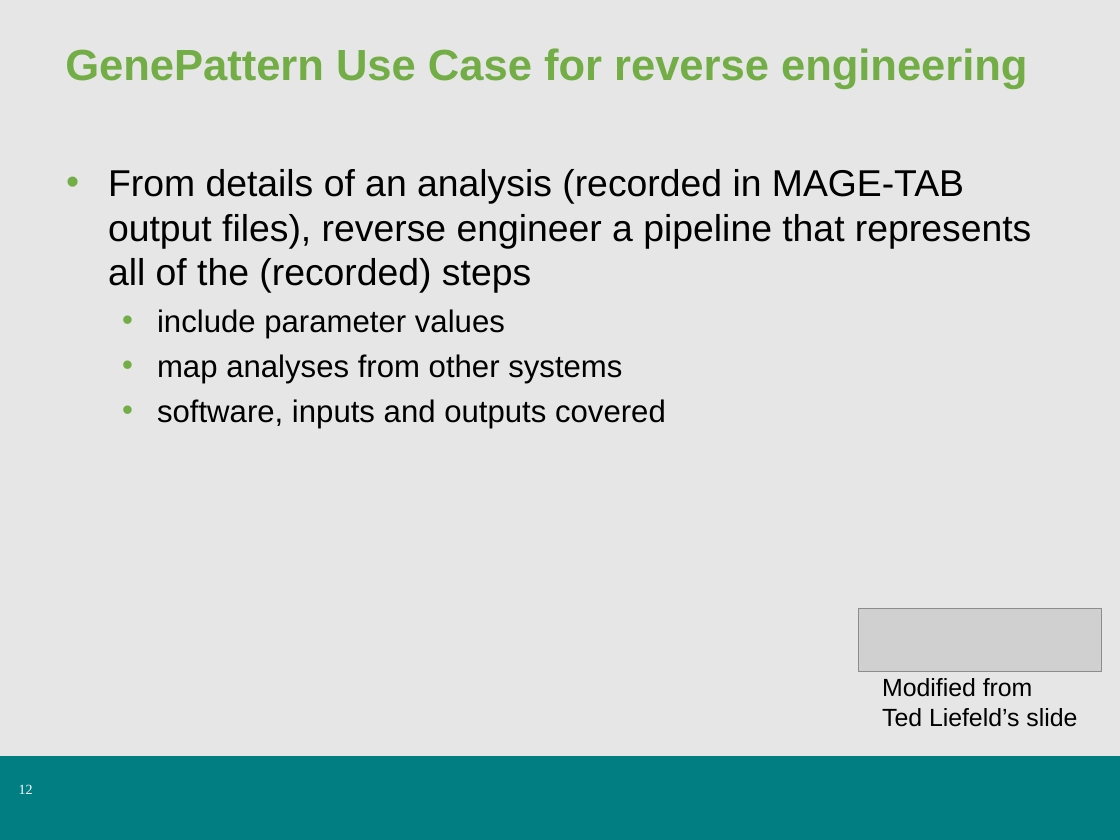
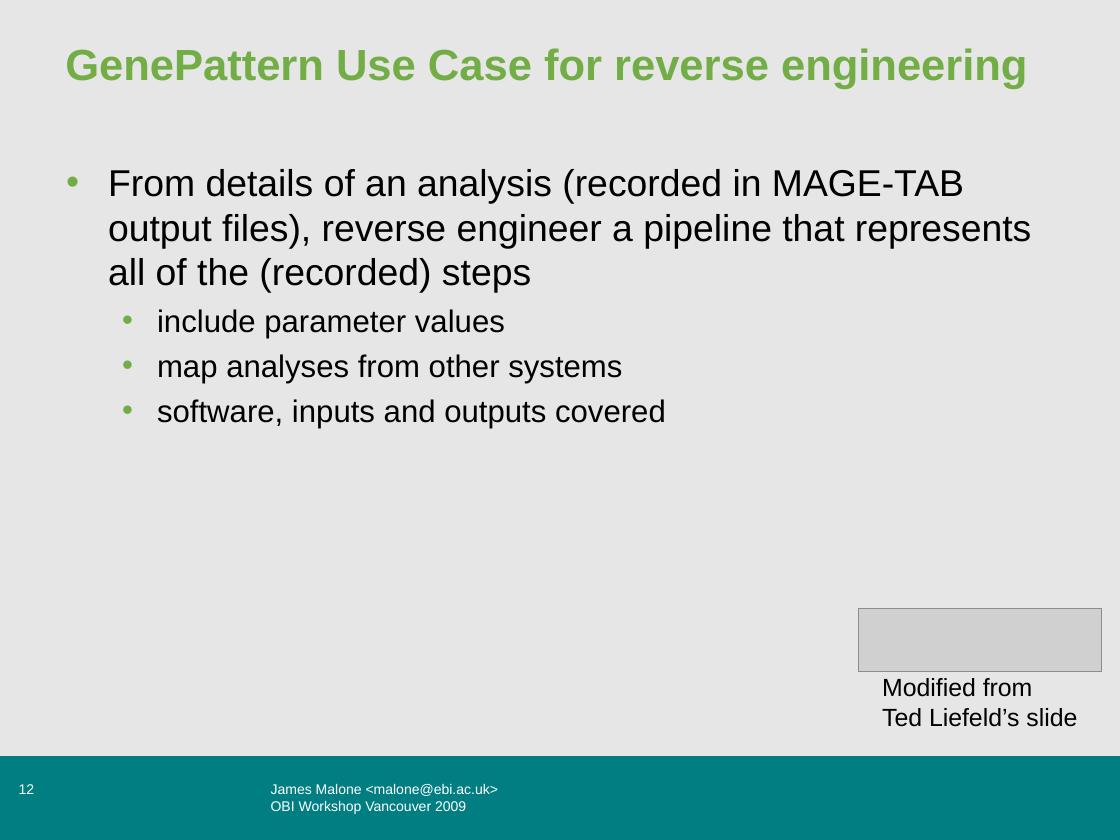
Before and after one commit to obi-ontology/obi-legacy-svn, a slide deck: slide 12 of trunk/docs/developer/DT/DT_use_case_vancouver_2009.ppt. Drawn at 1120x840 pixels with LibreOffice and Linux fonts; fonts in the diff are those of the drawing; grey boxes stand for pictures; background and template pictures are left out. Boxes give left, top, right and bottom in pixels: in the first picture for what was removed or moved away, otherwise in the second. Text is boxed around its words. In the diff, an @@ line names an element or a change of style, - is before the commit and + after.

```diff
--- a/trunk/docs/developer/DT/DT_use_case_vancouver_2009.ppt
+++ b/trunk/docs/developer/DT/DT_use_case_vancouver_2009.ppt
@@ page number at [19,784,35,794]: font Times New Roman to Arial @@
@@ text added at [271,784,499,814], 9 pt, text #FFFFFF @@
+James Malone <malone@ebi.ac.uk>
+OBI Workshop Vancouver 2009
```
Also in this commit, not shown: 12 other slides changed, 1 other file.
